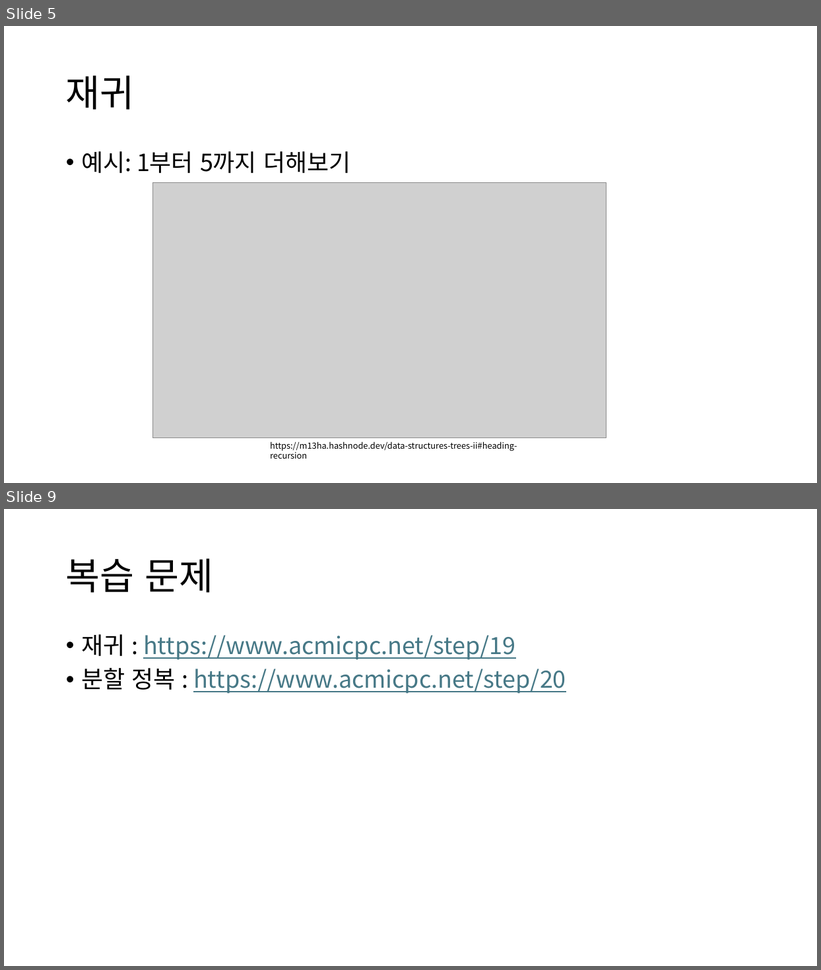
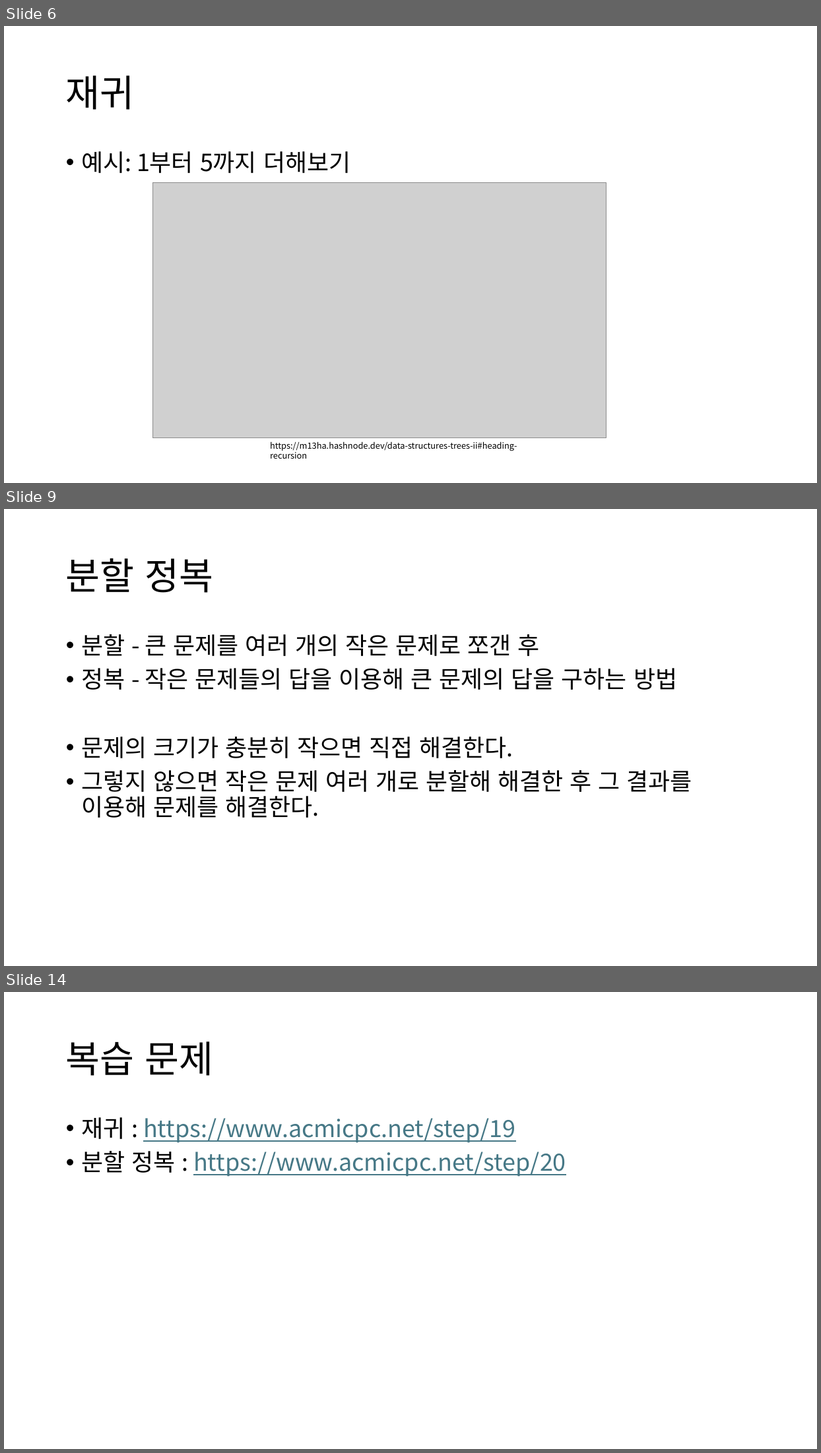
Before and after one commit to Cappucciyes/ICTS-Study-2025-02, a slide deck: 자구&알고 스터디 2주차.pptx. Shown one above the other, each under a label of ours: slides 5 and 9 before the commit, slides 6, 9 and 14 after it; the slides between them are not shown. The pictures are 821x970 and 821x1453 pixels, drawn with LibreOffice and Linux fonts; fonts in the diff are those of the drawing; grey boxes stand for pictures. Boxes give left, top, right and bottom in pixels: in the first picture for what was removed or moved away, otherwise in the second. Text is boxed around its words. In the diff, an @@ line names an element or a change of style, - is before the commit and + after.

```diff
--- a/자구&알고 스터디 2주차.pptx
+++ b/자구&알고 스터디 2주차.pptx
@@ slide 9 added at bbox=[4, 509, 817, 966], background #FFFFFF @@
@@ title added at bbox=[66, 558, 214, 593], 44 pt, text #000000 @@
+분할 정복
@@ text added at bbox=[81, 634, 692, 818], 28 pt, text #000000 @@
+• 분할 - 큰 문제를 여러 개의 작은 문제로 쪼갠 후
+• 정복 - 작은 문제들의 답을 이용해 큰 문제의 답을 구하는 방법
+• 문제의 크기가 충분히 작으면 직접 해결한다.
+• 그렇지 않으면 작은 문제 여러 개로 분할해 해결한 후 그 결과를 이용해 문제를 해결한다.
@@ what was slide 5 is now slide 6 @@
@@ what was slide 9 is now slide 14 @@
```
Also in this commit, not shown: 5 slides changed, 5 other slides added, 1 slide removed, 4 other files.
